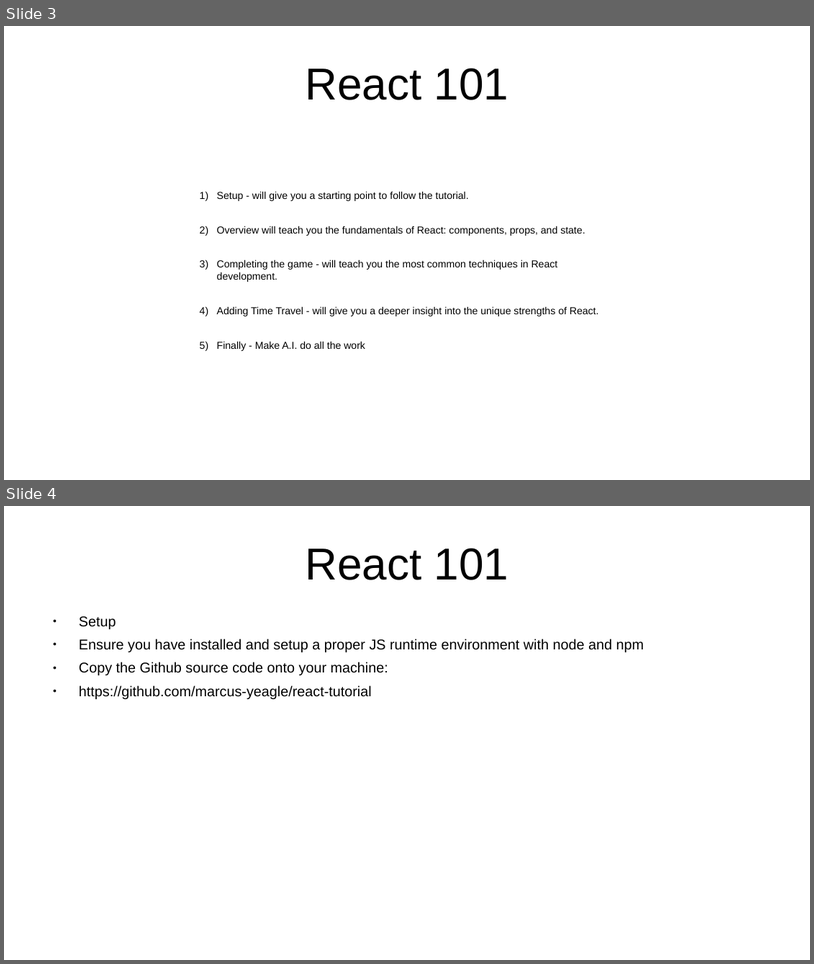
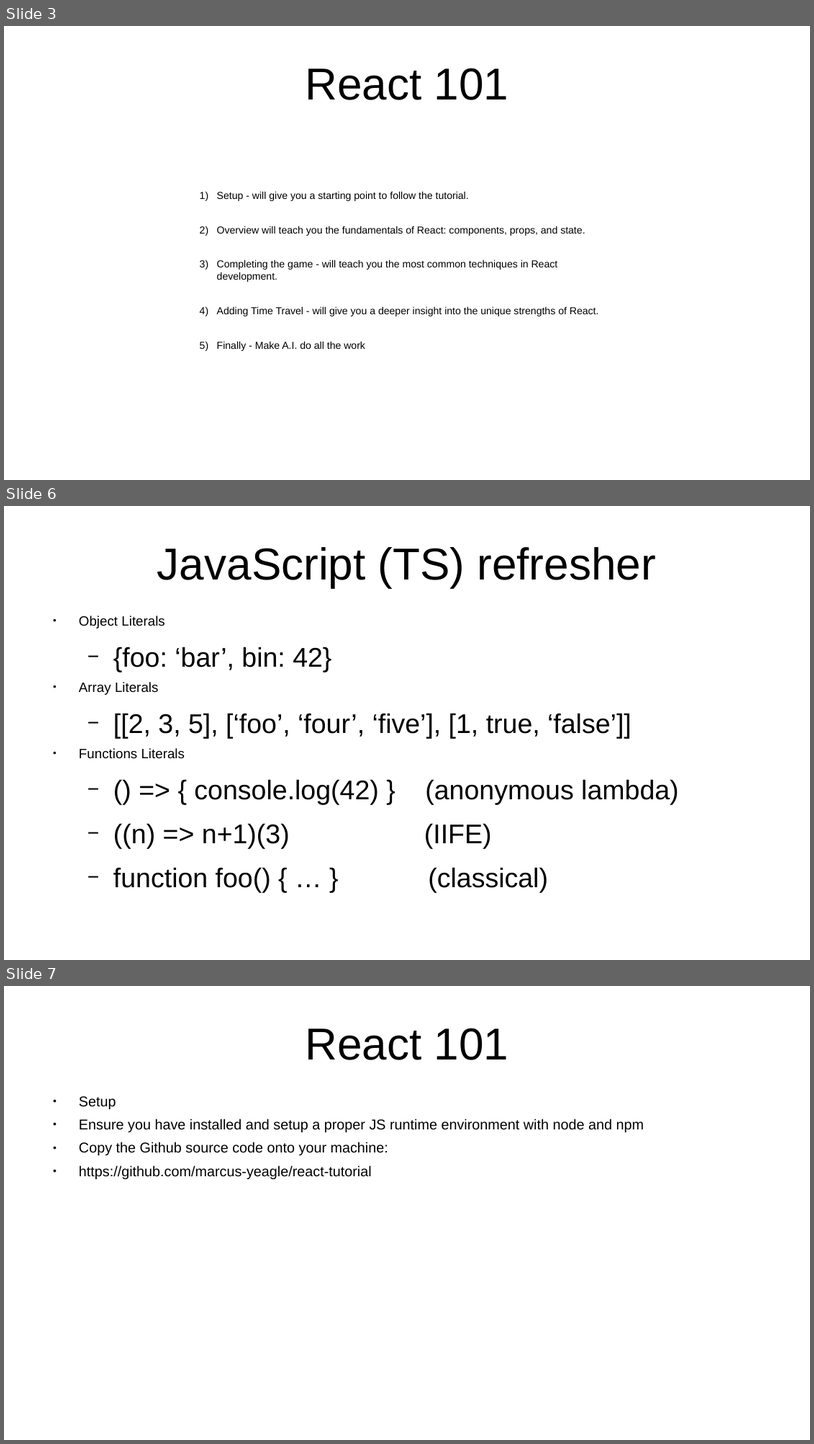
Before and after one commit to marcus-yeagle/react-tutorial, a slide deck: React 101.pptx. Shown one above the other, each under a label of ours: slides 3 and 4 before the commit, slides 3, 6 and 7 after it; the slides between them are not shown. The pictures are 814x964 and 814x1444 pixels, drawn with LibreOffice and Linux fonts; fonts in the diff are those of the drawing. Boxes give left, top, right and bottom in pixels: in the first picture for what was removed or moved away, otherwise in the second. Text is boxed around its words. In the diff, an @@ line names an element or a change of style, - is before the commit and + after.

```diff
--- a/React 101.pptx
+++ b/React 101.pptx
@@ slide 6 added at <box>4,506,810,960</box>, background #FFFFFF @@
@@ title added at <box>157,547,656,587</box>, 44 pt, text #000000 @@
+JavaScript (TS) refresher
@@ text added at <box>79,615,679,893</box>, 26.6 pt, text #000000 @@
+● Object Literals
+  − {foo: ‘bar’, bin: 42}
+● Array Literals
+  − [[2, 3, 5], [‘foo’, ‘four’, ‘five’], [1, true, ‘false’]]
+● Functions Literals
+  − () => { console.log(42) } (anonymous lambda)
+  − ((n) => n+1)(3) (IIFE)
+  − function foo() { … } (classical)
@@ what was slide 4 is now slide 7 @@
```
Also in this commit, not shown: 7 slides changed, 11 other slides added, 1 slide removed, 2 other files.
